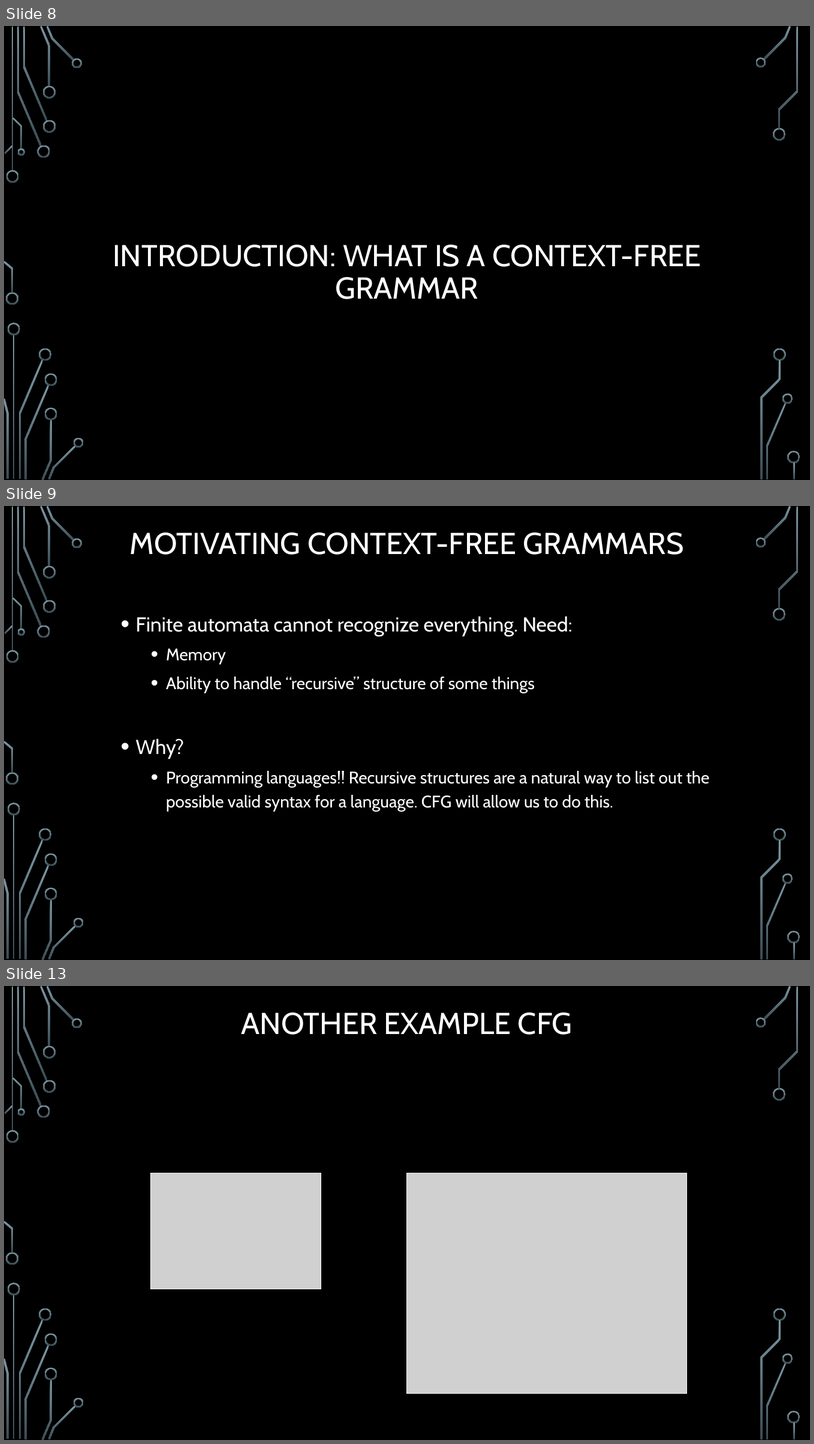
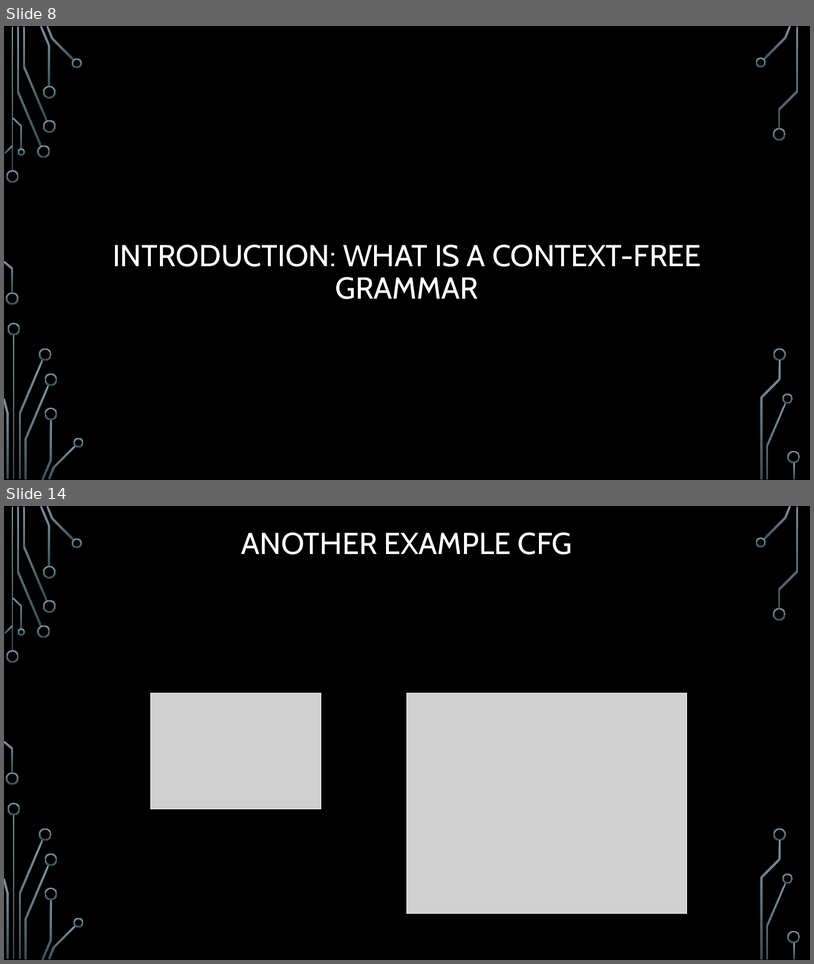
Before and after one commit to markfloryan/dmt2, a slide deck: slides/03-ContextFreeLanguages.pptx. Shown one above the other, each under a label of ours: slides 8, 9 and 13 before the commit, slides 8 and 14 after it; the slides between them are not shown. The pictures are 814x1444 and 814x964 pixels, drawn with LibreOffice and Linux fonts; fonts in the diff are those of the drawing; grey boxes stand for pictures; background and template pictures are left out. Boxes give left, top, right and bottom in pixels: in the first picture for what was removed or moved away, otherwise in the second. Text is boxed around its words. In the diff, an @@ line names an element or a change of style, - is before the commit and + after.

```diff
--- a/slides/03-ContextFreeLanguages.pptx
+++ b/slides/03-ContextFreeLanguages.pptx
@@ slide 9 removed at (4, 506, 810, 960), background picture (left out); not listed: 36 template elements that a slide beside it also shows @@
@@ title removed at (130, 532, 684, 555) @@
-MOTIVATING CONTEXT-FREE GRAMMARS
@@ text removed at (136, 616, 710, 811) @@
-• Finite automata cannot recognize everything. Need:
-  • Memory
-  • Ability to handle “recursive” structure of some things
-• Why?
-  • Programming languages!! Recursive structures are a natural way to list out the possible valid syntax for a language. CFG will allow us to do this.
@@ what was slide 13 is now slide 14 @@
```
Also in this commit, not shown: 3 slides changed, 2 slides added, 2 other files.
